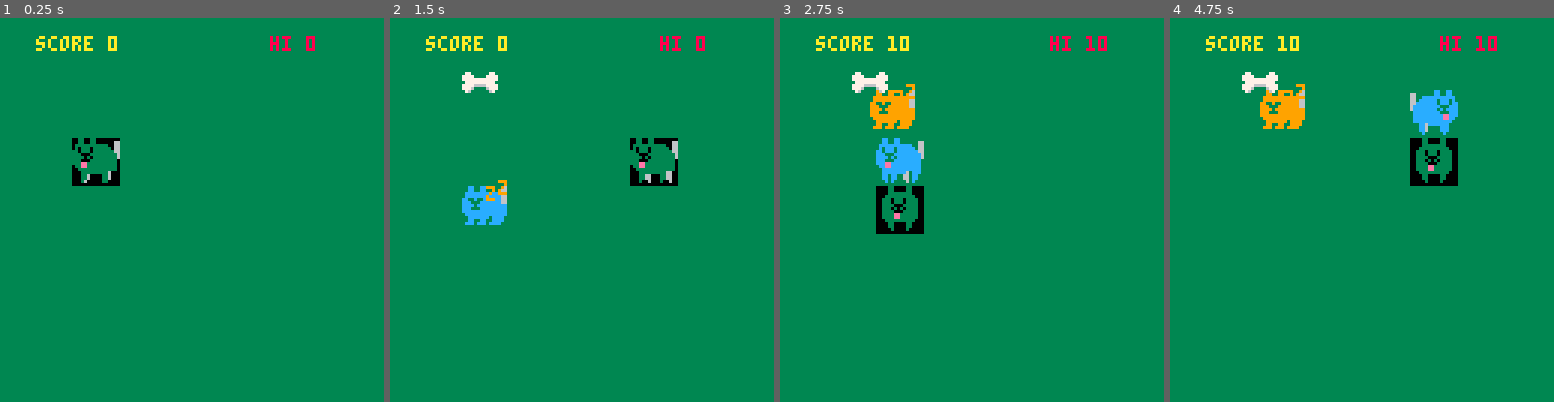
Above: before the commit, frames 1-4 (left to right).
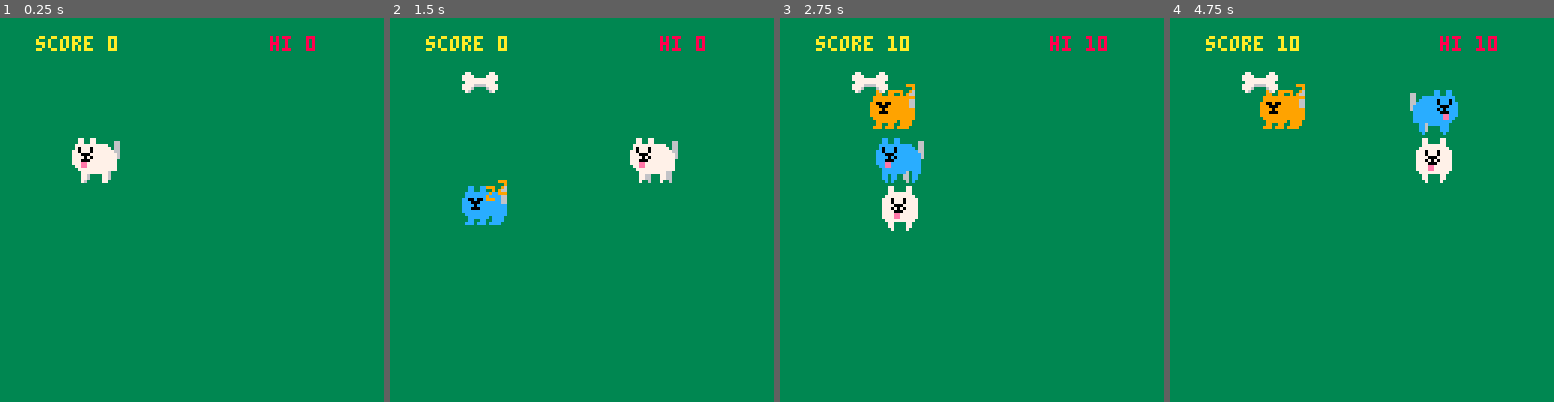
Above: after the commit, the same moments.

Repository: iain8/pico-8-games
Game: PICO-8 cartridge puptrail.p8
Two runs of this game, one before a commit and one after it. Both use one fixed random seed, a clock stepped at 60 frames per second and the inputs below.
Inputs:
- Up to frame 1 (0.25 s): no input
- Up to frame 2 (1.5 s): no input
- Up to frame 3 (2.75 s): hold Left 1.97-2.37 s; hold Down from 2.42 s (still down)
- Up to frame 4 (4.75 s): release Down at 2.82 s; hold Right 2.87-3.53 s; hold Up 3.58-4.08 s; hold Right 4.13-4.53 s; hold Down from 4.58 s (still down)

The runs differ from the first frame. In frame 1, 1.4% of the frame differs, in the area x 18-32%, y 31-44%; in frame 2, 1.4%; in frame 3, 1.6%, in the area x 25-38%, y 21-57%; in frame 4, 1.6%.

Commit message:
fix transparency

Diff:
--- a/puptrail.p8
+++ b/puptrail.p8
@@ -100,12 +100,13 @@
   end
 end
 
+function set_transparency()
+  palt(15, true)
+  palt(0, false)
+end
+
 function _draw()
   rectfill(0, 0, 128, 128, 3)
-
-  -- TODO: why doesn't this work?
-  palt(7, true)
-  palt(0, false)
 
   local dog = 1
 
@@ -113,6 +114,8 @@
     local x = part[1]
     local y = part[2]
 
+    set_transparency()
+
     pal(7, dogs[dog].colour);
 
     spr(dogs[dog].sprite * 2, x, y, 2, 2, dogs[dog].flip)
@@ -127,10 +130,14 @@
   for stray in all(strays) do
     pal(7, stray[3]);
 
+    set_transparency()
+
     spr(38, stray[1], stray[2], 2, 2)
 
     pal()
   end
+
+  set_transparency()
 
   for bone in all(food) do
     spr(64, bone[1], bone[2], 2, 2)
Not shown, changed: 64 lines of the sprite sheet (__gfx__) section of puptrail.p8
